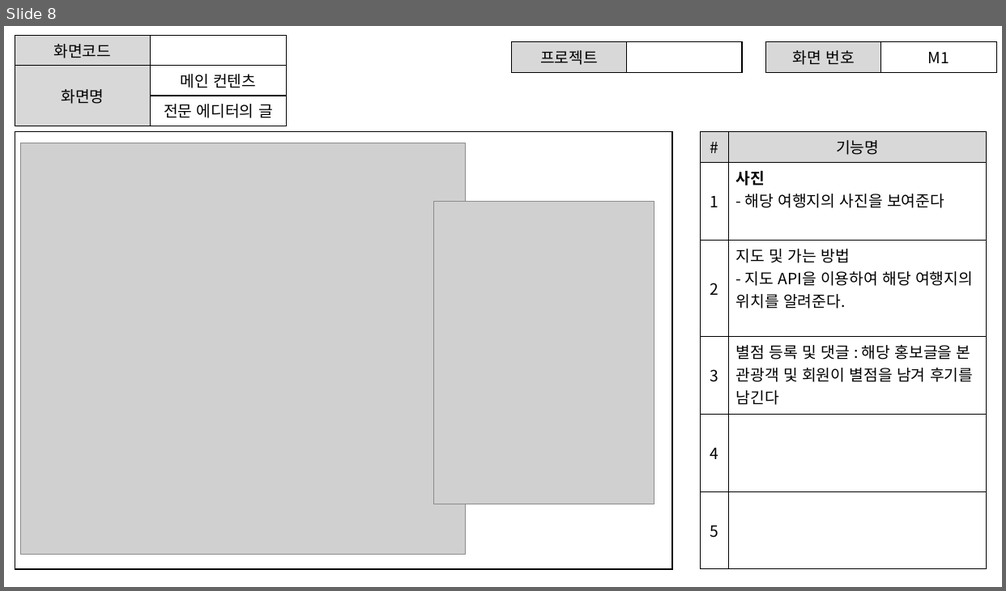
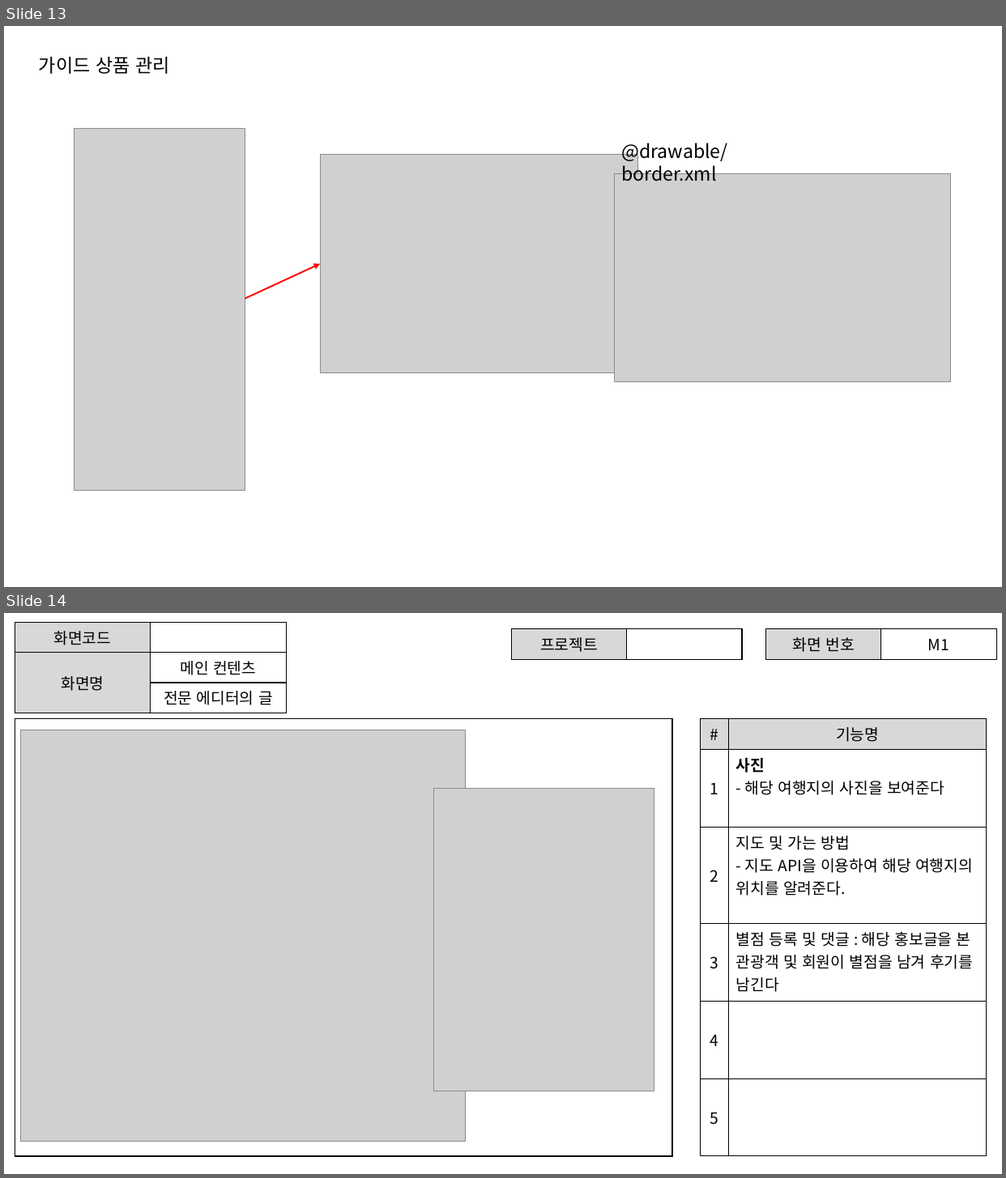
Before and after one commit to ezenteam2/TripMate, a slide deck: 0130기범.pptx. Shown one above the other, each under a label of ours: slide 8 before the commit, slides 13 and 14 after it. The pictures are 1006x591 and 1006x1178 pixels, drawn with LibreOffice and Linux fonts; fonts in the diff are those of the drawing; grey boxes stand for pictures. Boxes give left, top, right and bottom in pixels: in the first picture for what was removed or moved away, otherwise in the second. Text is boxed around its words. In the diff, an @@ line names an element or a change of style, - is before the commit and + after.

```diff
--- a/0130기범.pptx
+++ b/0130기범.pptx
@@ slide 13 added at box(4, 26, 1002, 587), background #FFFFFF @@
@@ text added at box(39, 57, 170, 74), 18 pt, text #000000 @@
+가이드 상품 관리
@@ picture added at box(74, 129, 245, 490) @@
@@ text added at box(621, 143, 727, 182), 18 pt, text #000000 @@
+@drawable/border.xml
@@ picture added at box(320, 154, 637, 373) @@
@@ picture added at box(614, 174, 950, 382) @@
@@ arrow added from (245, 298) to (320, 264), #FF0000 1.5 pt @@
@@ what was slide 8 is now slide 14 @@
```
Also in this commit, not shown: 7 other slides added.
